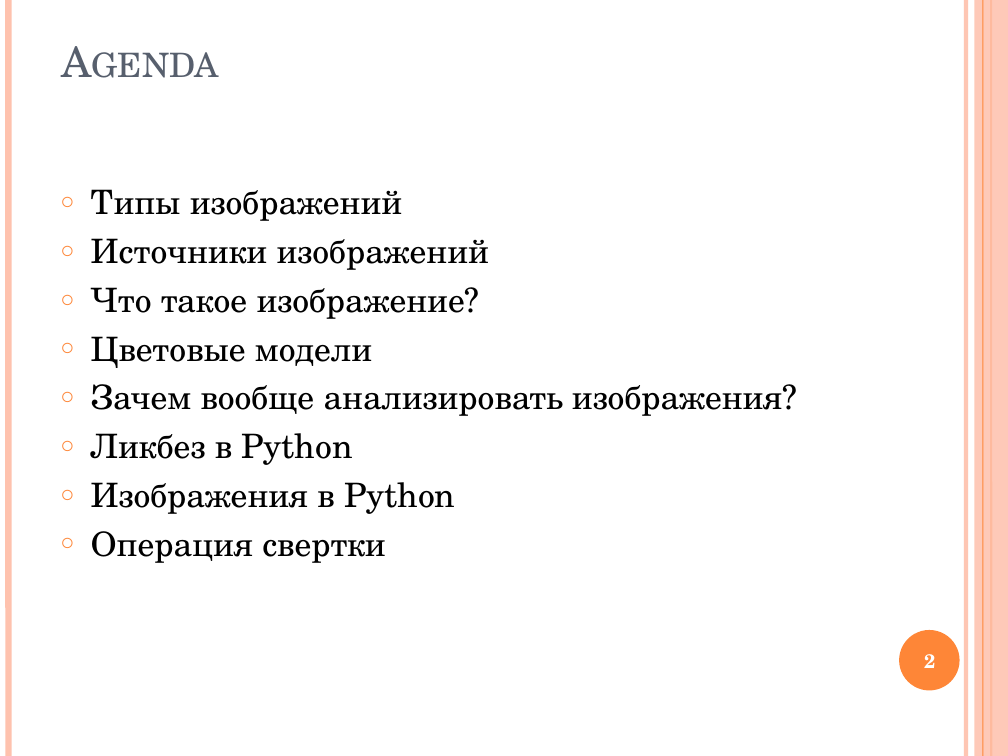
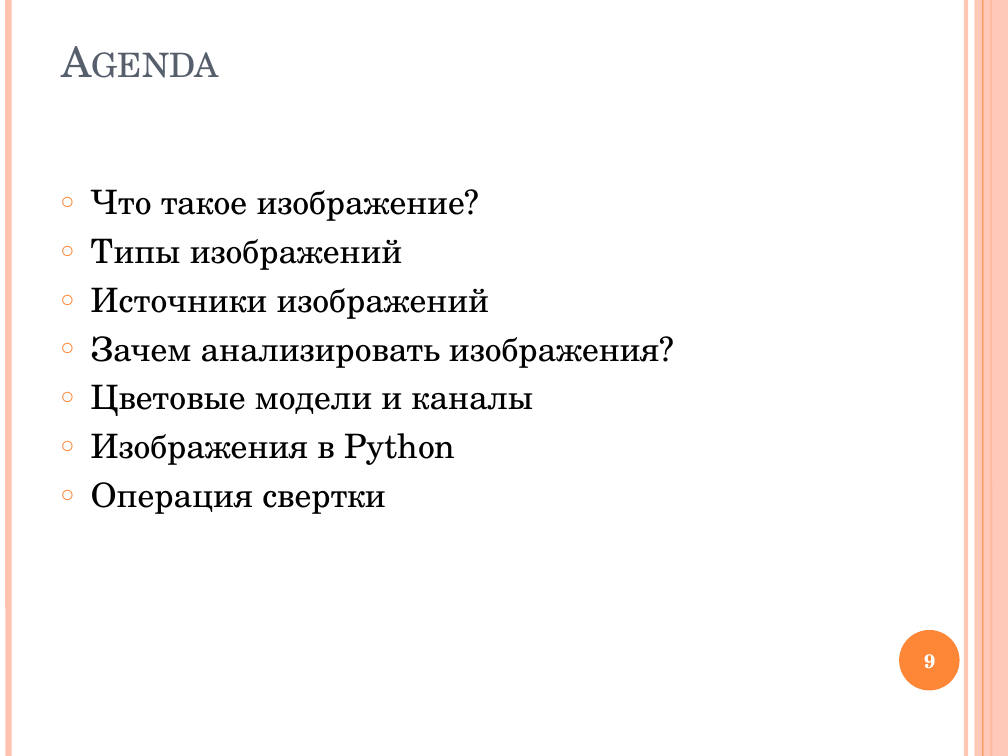
Before and after one commit to Kwentar/presentations, a slide deck: slide 9 of Image processing lessons/Lesson 1.pptx (slide 2 before the commit). Drawn at 1008x756 pixels with LibreOffice and Linux fonts; fonts in the diff are those of the drawing. Boxes give left, top, right and bottom in pixels: in the first picture for what was removed or moved away, otherwise in the second. Text is boxed around its words. In the diff, an @@ line names an element or a change of style, - is before the commit and + after.

```diff
--- a/Image processing lessons/Lesson 1.pptx
+++ b/Image processing lessons/Lesson 1.pptx
@@ text at [91,189,465,221]: paragraph added @@
+○ Что такое изображение?
@@ text at [91,336,660,416]: text changed @@
-○ Что такое изображение?
-○ Цветовые модели
-○ Зачем вообще анализировать изображения?
-○ Ликбез в Python
+○ Зачем анализировать изображения?
+○ Цветовые модели и каналы
@@ page number at [924,654,935,669]: text changed @@
-2
+9
```
Also in this commit, not shown: 21 slides added, 2 slides removed.
